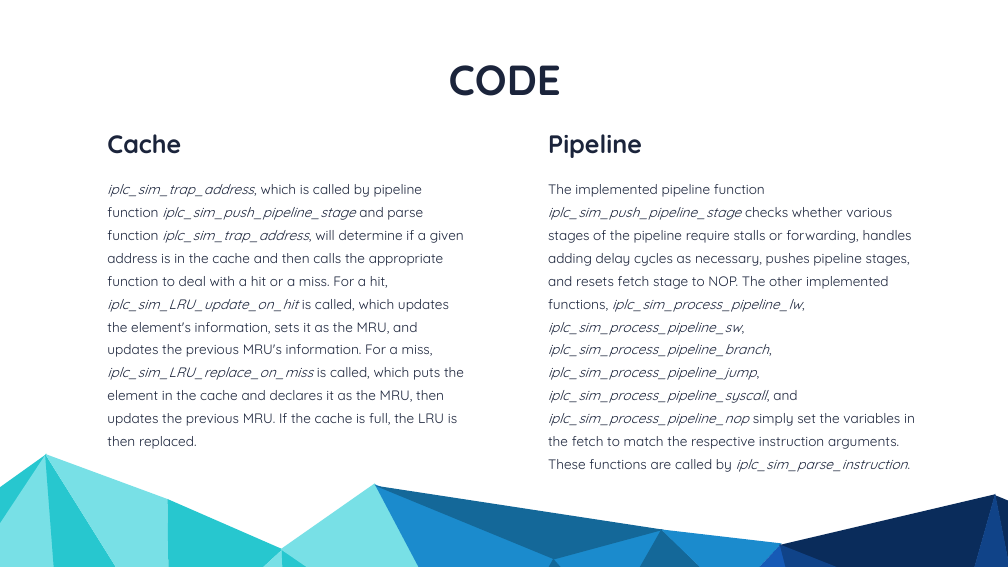
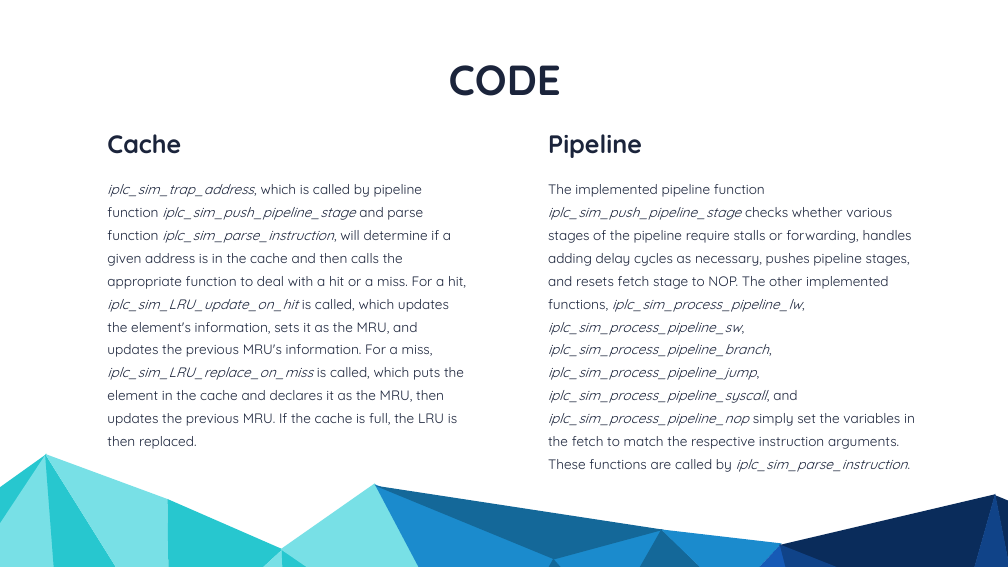
Before and after one commit to MattCzyr/IPLCSimulator, a slide deck: slide 2 of presentation/presentation.pptx. Drawn at 1008x567 pixels with LibreOffice and Linux fonts; fonts in the diff are those of the drawing. Boxes give left, top, right and bottom in pixels: in the first picture for what was removed or moved away, otherwise in the second. Text is boxed around its words. In the diff, an @@ line names an element or a change of style, - is before the commit and + after.

Commit message:
Fix typo in cache description

```diff
--- a/presentation/presentation.pptx
+++ b/presentation/presentation.pptx
@@ text at <box>107,184,466,449</box>: text changed @@
-iplc_sim_trap_address, which is called by pipeline function iplc_sim_push_pipeline_stage and parse function iplc_sim_trap_address, will determine if a given address is in the cache and then calls the appropriate function to deal with a hit or a miss. For a hit, iplc_sim_LRU_update_on_hit is called, which updates the element's information, sets it as the MRU, and updates the previous MRU's information. For a miss, iplc_sim_LRU_replace_on_miss is called, which puts the element in the cache and declares it as the MRU, then updates the previous MRU. If the cache is full, the LRU is then replaced.
+iplc_sim_trap_address, which is called by pipeline function iplc_sim_push_pipeline_stage and parse function iplc_sim_parse_instruction, will determine if a given address is in the cache and then calls the appropriate function to deal with a hit or a miss. For a hit, iplc_sim_LRU_update_on_hit is called, which updates the element's information, sets it as the MRU, and updates the previous MRU's information. For a miss, iplc_sim_LRU_replace_on_miss is called, which puts the element in the cache and declares it as the MRU, then updates the previous MRU. If the cache is full, the LRU is then replaced.
```
